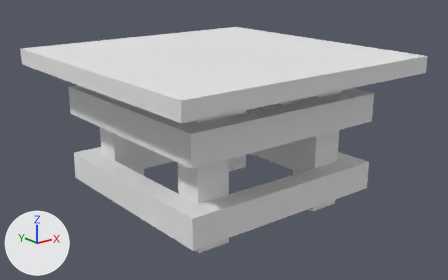
The OBJ model Assets/Meshes/table.obj as it was, and as the next commit left it.
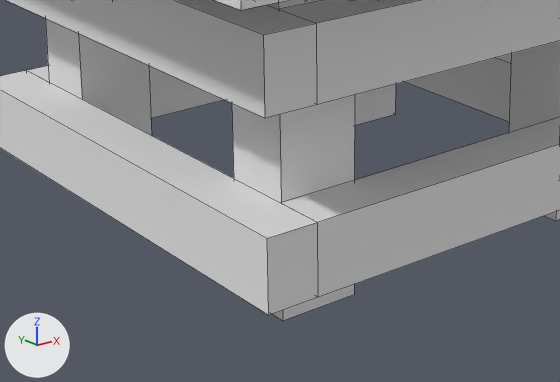
Each version is shown whole from a 50 mm lens placed at (-10.54, -13.49, 6.68), pointed at (0.13, -0.14, 1.34), then close up on the part from 18% to 70% of the width and 43% to 100% of the height. Every picture has the same lights, and +X, +Y and +Z are marked at lower left. The last two pictures show the newer version. The close-ups show mesh edges as thin lines. Where no turn or scale is listed for an object, it has been applied to the vertices.

Script lines for the objects in view, before the commit:
```python
mat_material = principled_material('Material')
mat_material.base_color = (0.8, 0.8, 0.8)  # white #e7e7e7
mat_material.roughness = 1.0
me_cube_012 = bpy.data.meshes.new('Cube.012')
me_cube_012.from_pydata(...)  # 104 vertices, 78 faces; spans x -4.0..4.0, y -4.0..4.0, z -0.5..3.87
me_cube_012.materials.append(mat_material)  # white #e7e7e7
ob_cube_012 = bpy.data.objects.new('Cube.012', me_cube_012)
ob_cube_012.location = (0.0, 0.0, 0.0)
```
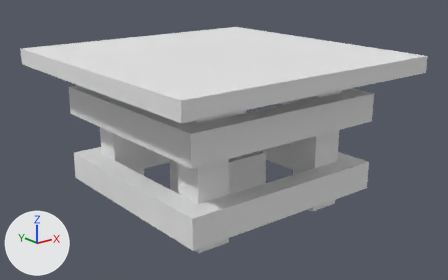
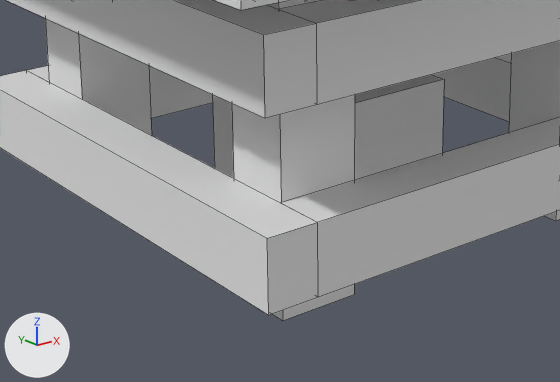
Pixel boxes (x1, y1, x2, y2) of what changed, in the close-ups (560 x 382 px):
'Cube', added
    after: (212, 75, 444, 180)

Edits to the bpy script that builds the scene:
```text
Change mat_material:
    mat_material.roughness: 1.0 -> 0.5
Add me_cube:
    me_cube.from_pydata(...)  # a box spanning x -1.0..1.0, y -1.0..1.0, z -1.0..1.0
    me_cube.materials.append(mat_material)  # white #e7e7e7
Add ob_cube:
    ob_cube = bpy.data.objects.new('Cube', me_cube)
    ob_cube.location = (0.0, 0.0, 0.0)
```
